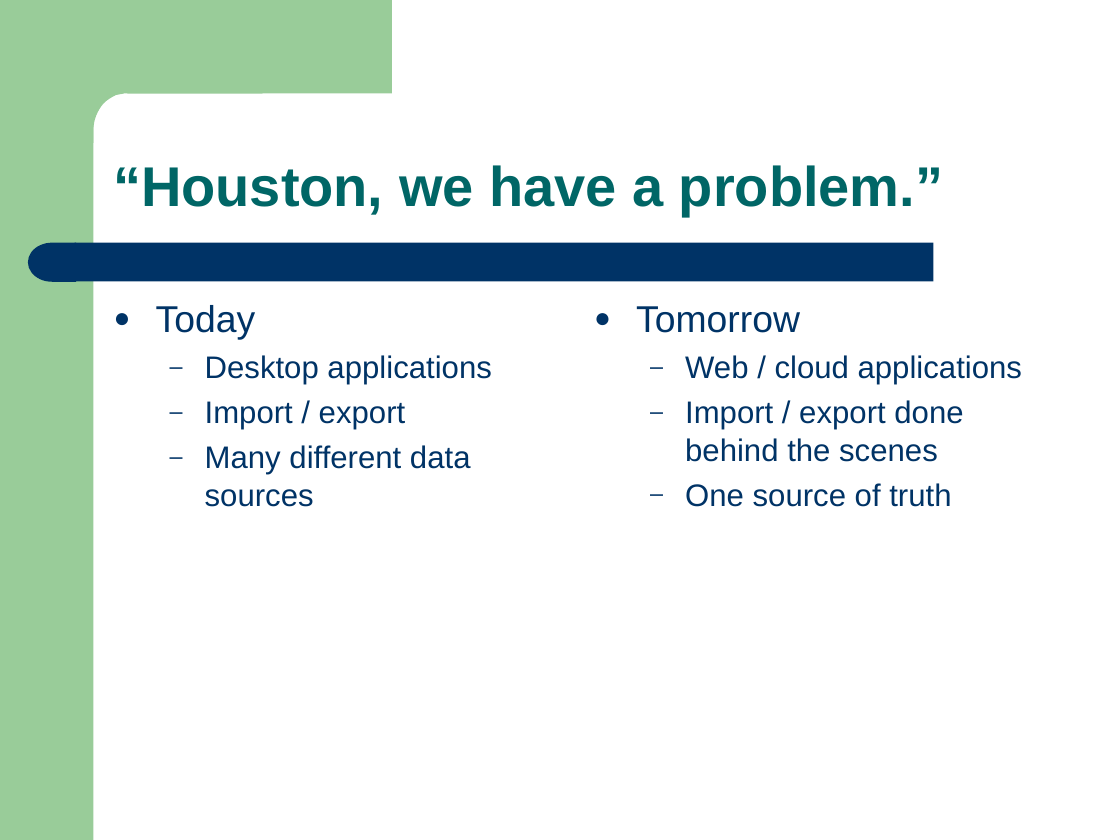
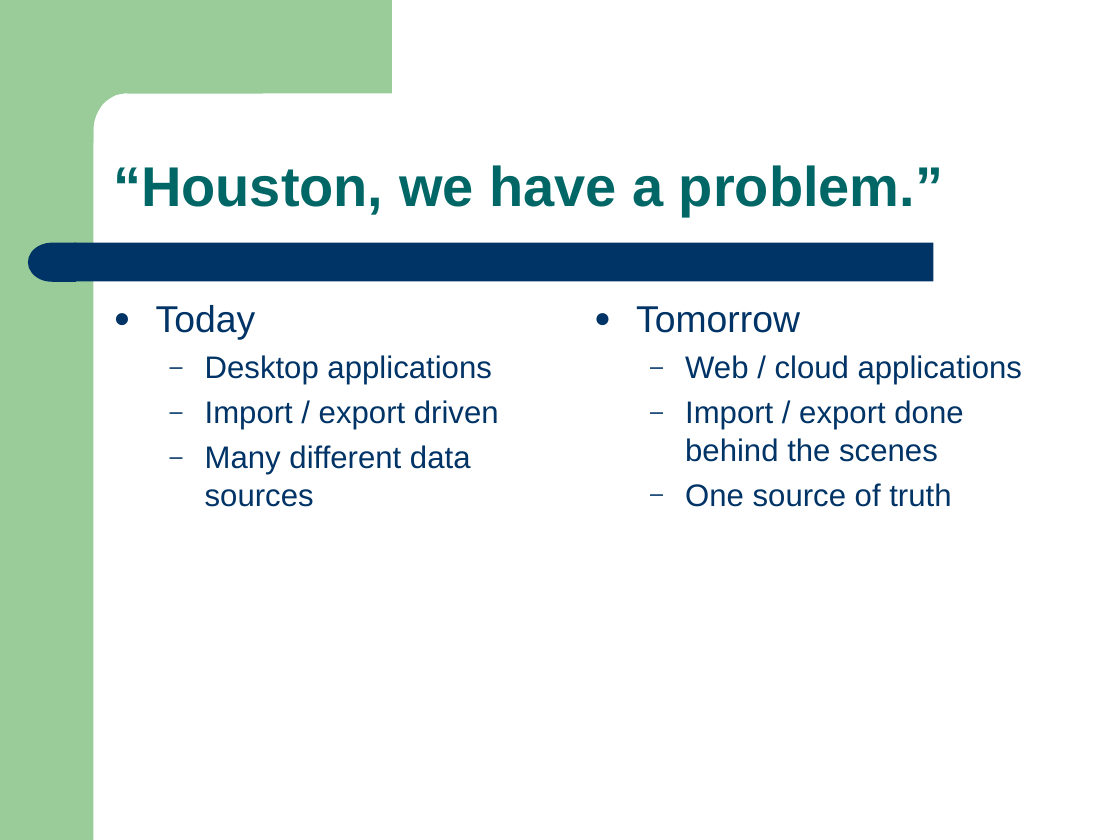
Before and after one commit to mrwizard82d1/yctiam, a slide deck: slide 3 of yctiam.ppt. Drawn at 1120x840 pixels with LibreOffice and Linux fonts; fonts in the diff are those of the drawing. Boxes give left, top, right and bottom in pixels: in the first picture for what was removed or moved away, otherwise in the second. Text is boxed around its words. In the diff, an @@ line names an element or a change of style, - is before the commit and + after.

```diff
--- a/yctiam.ppt
+++ b/yctiam.ppt
@@ text at bbox=[205, 400, 499, 430]: text changed @@
-  – Import / export
+  – Import / export driven
```
Also in this commit, not shown: 7 other slides changed, 4 slides added, 3 slides removed.
